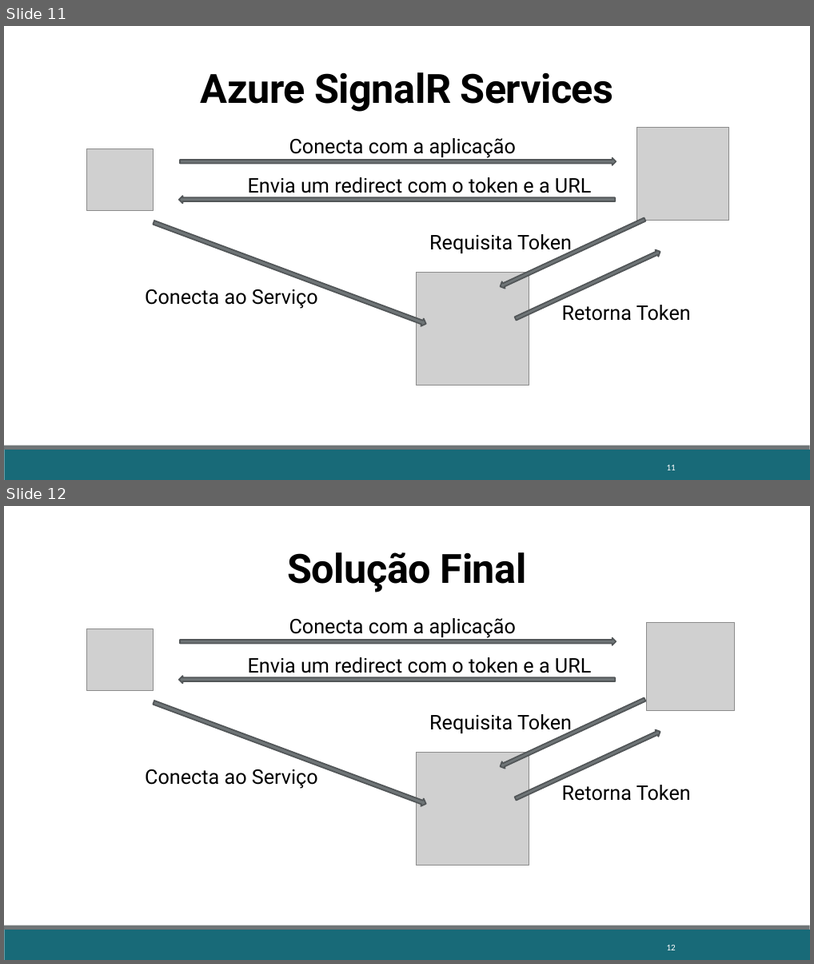
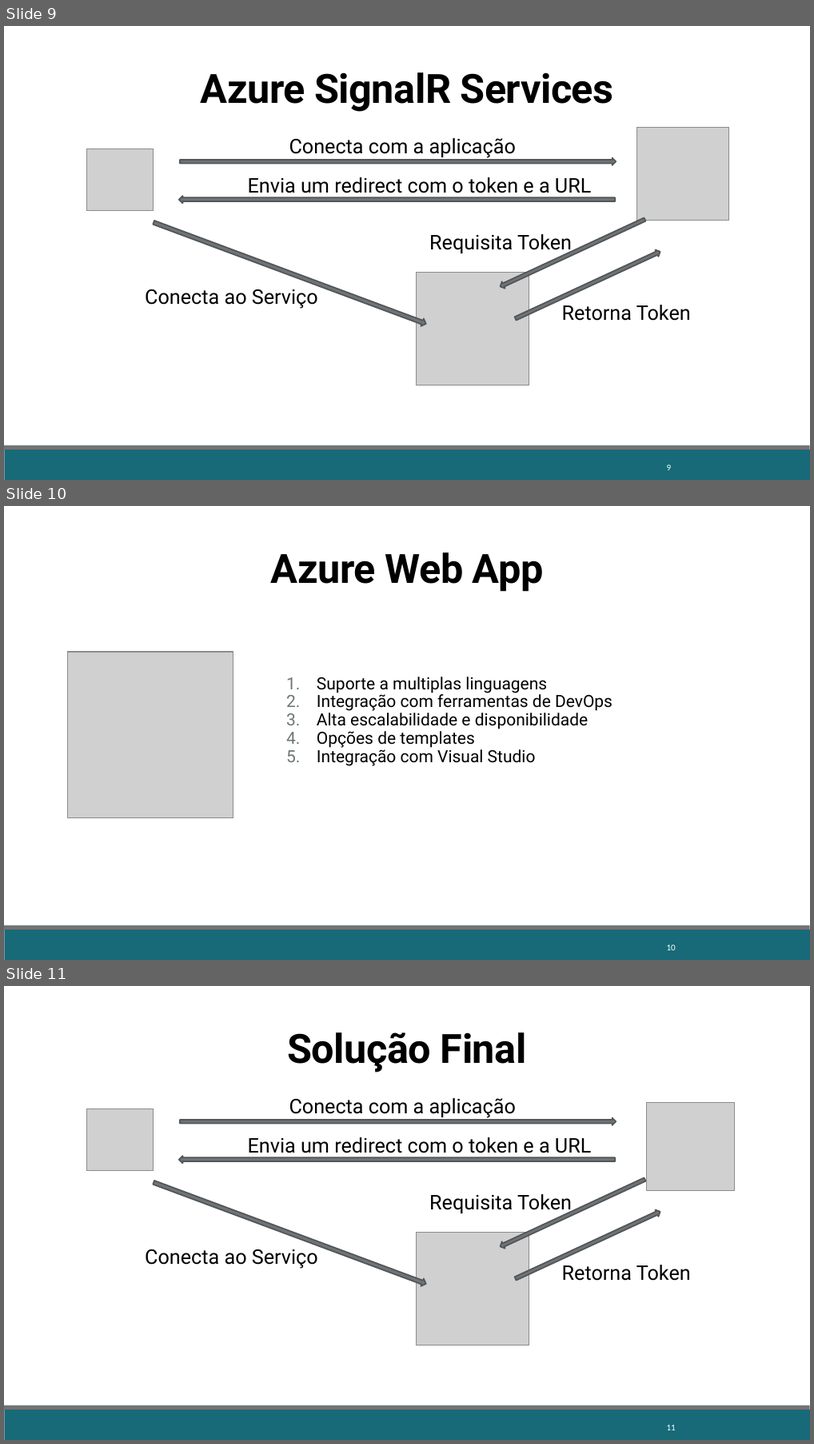
Before and after one commit to fabricioveronez/SignalR_Exemplos, a slide deck: docs/ApresentacaoWebAppForContainers.pptx. Shown one above the other, each under a label of ours: slides 11 and 12 before the commit, slides 9, 10 and 11 after it. The pictures are 814x964 and 814x1444 pixels, drawn with LibreOffice and Linux fonts; fonts in the diff are those of the drawing; grey boxes stand for pictures. Boxes give left, top, right and bottom in pixels: in the first picture for what was removed or moved away, otherwise in the second. Text is boxed around its words. In the diff, an @@ line names an element or a change of style, - is before the commit and + after.

```diff
--- a/docs/ApresentacaoWebAppForContainers.pptx
+++ b/docs/ApresentacaoWebAppForContainers.pptx
@@ slide 10 added at [4, 506, 810, 960], background #FFFFFF; not listed: 2 template elements that a slide beside it also shows @@
@@ title added at [271, 552, 543, 592], 36 pt, text #000000, bold @@
+Azure Web App
@@ picture added at [68, 652, 234, 818] @@
@@ text added at [317, 676, 613, 766], 15 pt, text #000000 @@
+1. Suporte a multiplas linguagens
+2. Integração com ferramentas de DevOps
+3. Alta escalabilidade e disponibilidade
+4. Opções de templates
+5. Integração com Visual Studio
@@ page number added at [667, 944, 676, 950], 7.9 pt, text #FFFFFF @@
+10
@@ what was slide 11 is now slide 9 @@
@@ page number at [667, 464, 672, 470]: text changed @@
-11
+9
@@ what was slide 12 is now slide 11 @@
@@ page number at [667, 1424, 676, 1430]: text changed @@
-12
+11
```
Also in this commit, not shown: 2 slides removed.
